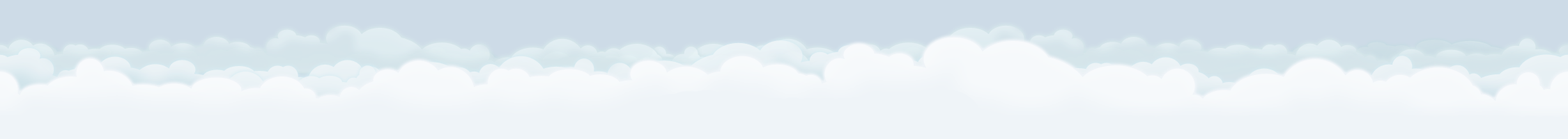
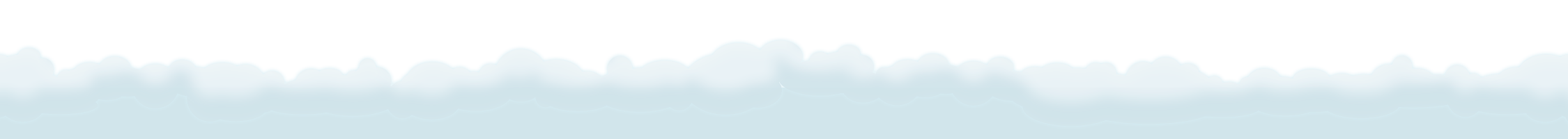
Two versions of the same layered image (1568x139). Layer-by-layer changes:
hid group "Foreground" (3 layers) over [0, 36, 1568, 139]
moved "Layer 4" above "Shape 3 copy 5" over [0, 89, 1568, 139]
painted on "Shape 8" over [824, 36, 1083, 139]
added group "Midground" with 3 layers above "Background" over [0, 40, 1568, 139]
moved "Shape 8 copy 4" into group "Midground", painted on it over [0, 40, 1568, 129]
hid "Shape 8 copy", moved it into group "Midground", painted on it over [0, 48, 1070, 139]
added layer "Shape 9" in group "Midground" over [0, 87, 1568, 139]
hid group "Background" (4 layers) over [0, 25, 1568, 101]
painted on "Shape 8 copy 5" over [1558, 45, 1564, 55]
hid "Layer 3" over [0, 0, 1568, 139]
